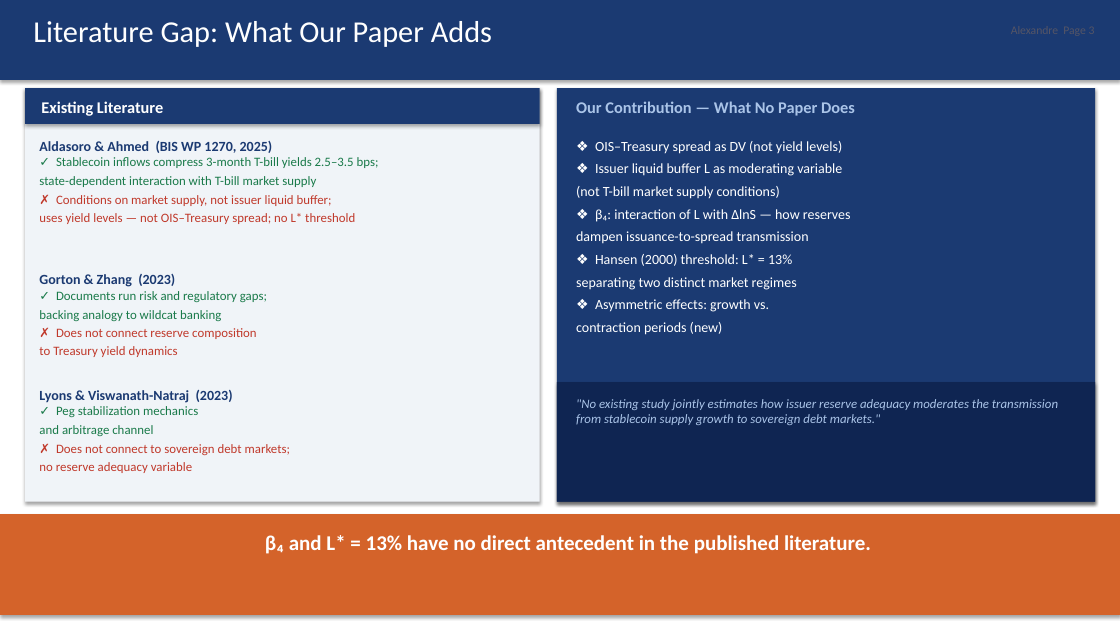
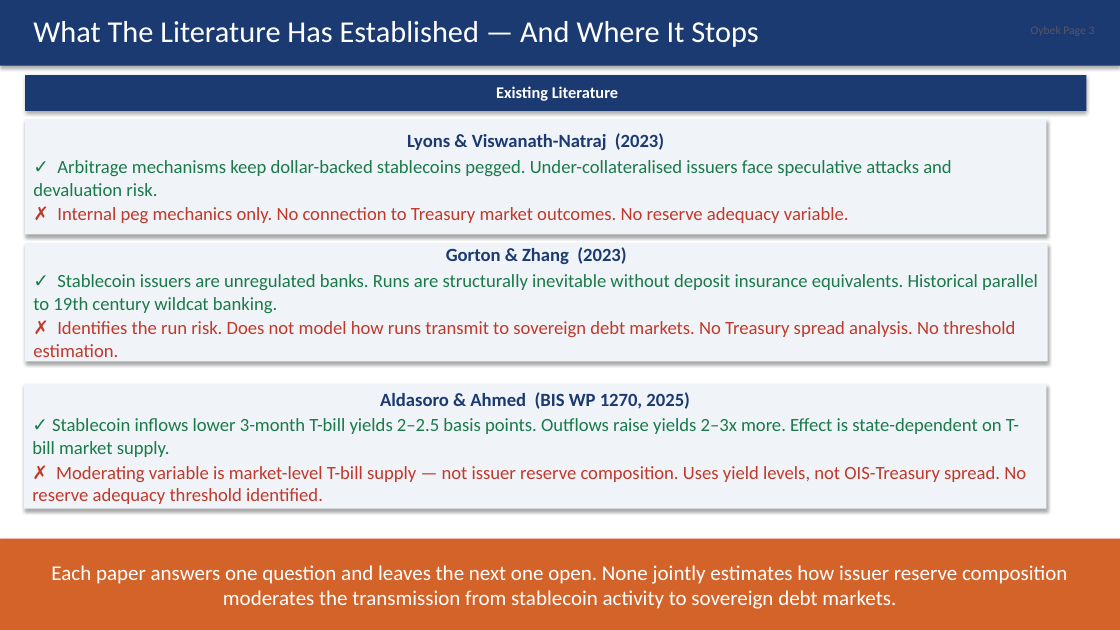
Before and after one commit to kimmireu0921/Stablecoins-and-the-Exorbitant-Privilege, a slide deck: slide 3 of presentations/0519_Stablecoin_Exorbitant_Privilege.pptx. Drawn at 1120x630 pixels with LibreOffice and Linux fonts; fonts in the diff are those of the drawing. Boxes give left, top, right and bottom in pixels: in the first picture for what was removed or moved away, otherwise in the second. Text is boxed around its words. In the diff, an @@ line names an element or a change of style, - is before the commit and + after.

Commit message:
Updated slides

```diff
--- a/presentations/0519_Stablecoin_Exorbitant_Privilege.pptx
+++ b/presentations/0519_Stablecoin_Exorbitant_Privilege.pptx
@@ rectangle: place and size @@
-rectangle at [0,0,1120,80]
+rectangle at [0,0,1120,66]
@@ rectangle removed at [0,0,1120,630] @@
@@ text at [33,21,758,47]: text changed @@
-Literature Gap: What Our Paper Adds
+What The Literature Has Established — And Where It Stops
@@ rectangle: place and size @@
-rectangle at [25,88,539,124]
+rectangle at [25,75,1086,111]
@@ text "Existing Literature": place and size @@
-text "Existing Literature" at [41,101,163,116]
+text "Existing Literature" at [496,86,618,101]
@@ text "Existing Literature" at [496,86,618,101]: alignment left to centre @@
@@ rectangle removed at [557,88,1096,502] @@
@@ rectangle added at [25,119,1047,234], fill #F0F4F8, 16 pt, text #1A7A4A @@
+Lyons & Viswanath-Natraj (2023)
+✓ Arbitrage mechanisms keep dollar-backed stablecoins pegged. Under-collateralised issuers face speculative attacks and devaluation risk.
+✗ Internal peg mechanics only. No connection to Treasury market outcomes. No reserve adequacy variable.
@@ text removed at [576,101,855,116] @@
-Our Contribution — What No Paper Does
@@ text removed at [39,141,379,224] @@
-Aldasoro & Ahmed (BIS WP 1270, 2025)
-✓ Stablecoin inflows compress 3-month T-bill yields 2.5–3.5 bps;
-state-dependent interaction with T-bill market supply
-✗ Conditions on market supply, not issuer liquid buffer;
-uses yield levels — not OIS–Treasury spread; no L* threshold
@@ text removed at [576,141,851,335] @@
-❖ OIS–Treasury spread as DV (not yield levels)
-❖ Issuer liquid buffer L as moderating variable
-(not T-bill market supply conditions)
-❖ β₄: interaction of L with ΔlnS — how reserves
-dampen issuance-to-spread transmission
-❖ Hansen (2000) threshold: L* = 13%
-separating two distinct market regimes
-❖ Asymmetric effects: growth vs.
-contraction periods (new)
@@ rectangle added at [25,243,1048,361], fill #F0F4F8, 16 pt, text #1A7A4A @@
+Gorton & Zhang (2023)
+✓ Stablecoin issuers are unregulated banks. Runs are structurally inevitable without deposit insurance equivalents. Historical parallel to 19th century wildcat banking.
+✗ Identifies the run risk. Does not model how runs transmit to sovereign debt markets. No Treasury spread analysis. No threshold estimation.
@@ text removed at [39,274,267,357] @@
-Gorton & Zhang (2023)
-✓ Documents run risk and regulatory gaps;
-backing analogy to wildcat banking
-✗ Does not connect reserve composition
-to Treasury yield dynamics
@@ rectangle "Aldasoro & Ahmed (BIS WP ...": place and size @@
-rectangle "Aldasoro & Ahmed (BIS WP ..." at [25,88,539,502]
+rectangle "Aldasoro & Ahmed (BIS WP ..." at [24,384,1047,508]
@@ rectangle removed at [557,382,1096,502] @@
@@ text in rectangle at [32,392,1026,504]: text added @@
+Aldasoro & Ahmed (BIS WP 1270, 2025)
+✓ Stablecoin inflows lower 3-month T-bill yields 2–2.5 basis points. Outflows raise yields 2–3x more. Effect is state-dependent on T-bill market supply.
+✗ Moderating variable is market-level T-bill supply — not issuer reserve composition. Uses yield levels, not OIS-Treasury spread. No reserve adequacy threshold identified.
@@ text removed at [39,390,290,473] @@
-Lyons & Viswanath-Natraj (2023)
-✓ Peg stabilization mechanics
-and arbitrage channel
-✗ Does not connect to sovereign debt markets;
-no reserve adequacy variable
@@ text removed at [576,399,1058,425] @@
-"No existing study jointly estimates how issuer reserve adequacy moderates the transmission from stablecoin supply growth to sovereign debt markets."
@@ rectangle "Each paper answers one question ...": place and size @@
-rectangle "Each paper answers one question ..." at [0,514,1120,615]
+rectangle "Each paper answers one question ..." at [0,539,1120,630]
@@ text removed at [265,535,871,554] @@
-β₄ and L* = 13% have no direct antecedent in the published literature.
@@ text in rectangle at [51,565,1067,609]: text added @@
+Each paper answers one question and leaves the next one open. None jointly estimates how issuer reserve composition moderates the transmission from stablecoin activity to sovereign debt markets.
```
Also in this commit, not shown: 2 other slides changed, 2 slides added.
